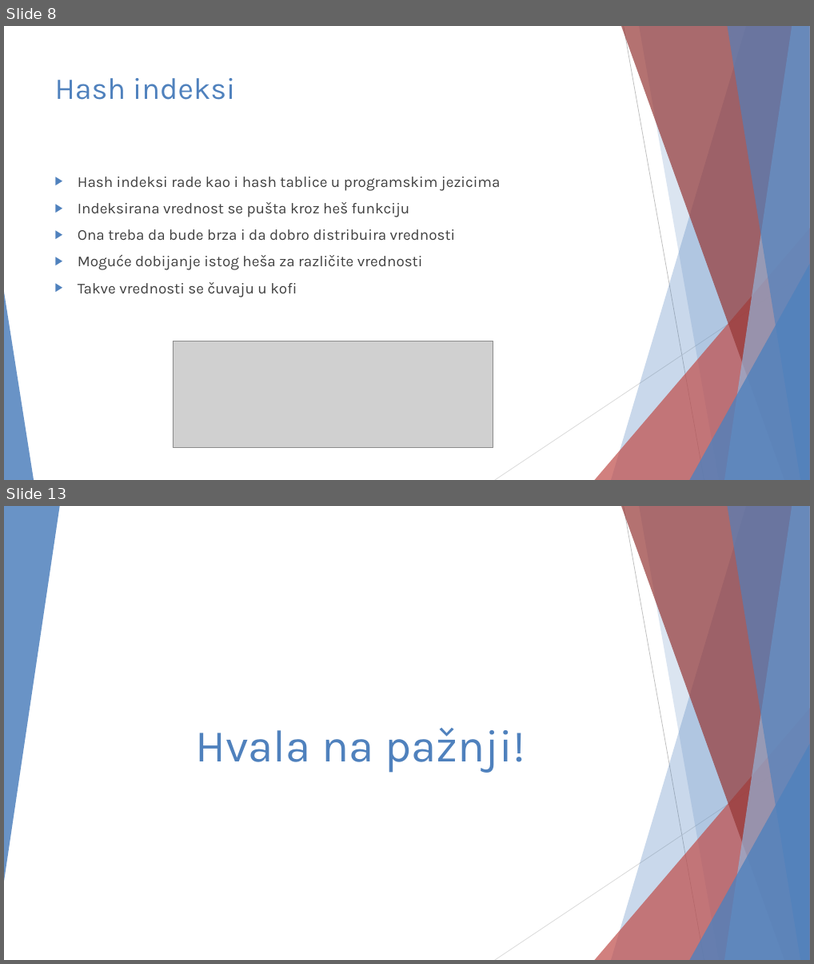
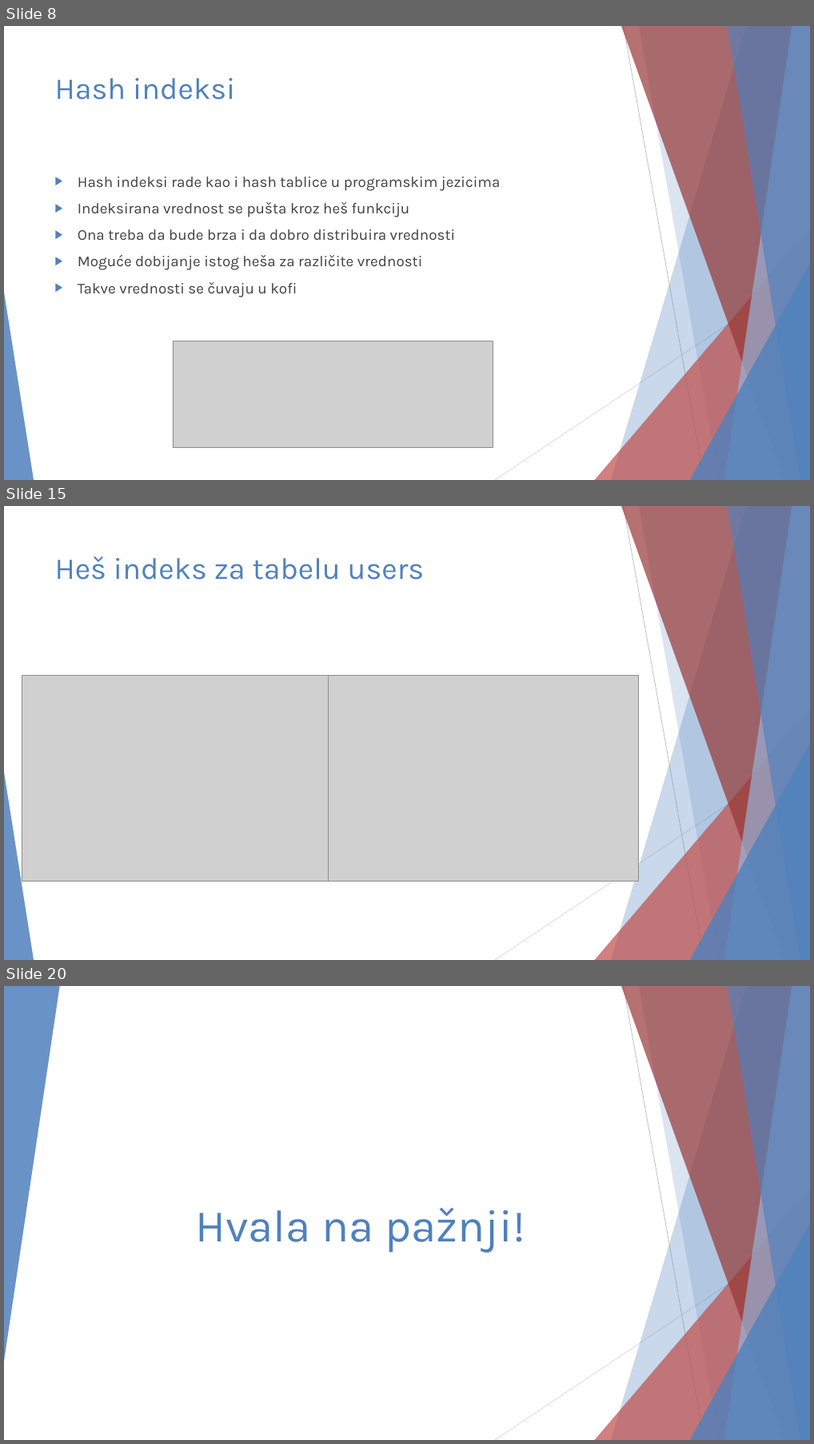
Before and after one commit to JKostov/dbms-1, a slide deck: docs/PostgreSQL - Julije Kostov 1026.pptx. Shown one above the other, each under a label of ours: slides 8 and 13 before the commit, slides 8, 15 and 20 after it; the slides between them are not shown. The pictures are 814x964 and 814x1444 pixels, drawn with LibreOffice and Linux fonts; fonts in the diff are those of the drawing; grey boxes stand for pictures. Boxes give left, top, right and bottom in pixels: in the first picture for what was removed or moved away, otherwise in the second. Text is boxed around its words. In the diff, an @@ line names an element or a change of style, - is before the commit and + after.

```diff
--- a/docs/PostgreSQL - Julije Kostov 1026.pptx
+++ b/docs/PostgreSQL - Julije Kostov 1026.pptx
@@ slide 15 added at [4,506,810,960], background #FFFFFF; not listed: 10 template elements that a slide beside it also shows @@
@@ title added at [55,556,425,580], 36 pt, text #4F81BD @@
+Heš indeks za tabelu users
@@ picture added at [22,675,328,881] @@
@@ picture added at [328,675,638,881] @@
@@ what was slide 13 is now slide 20 @@
```
Also in this commit, not shown: 2 slides changed, 8 other slides added, 2 slides removed, 1 other file.
